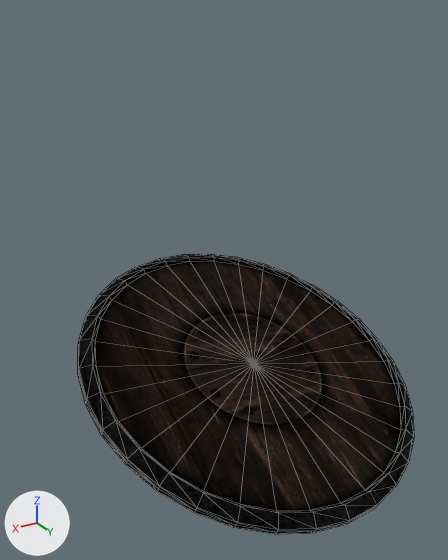
The glTF model assets/models/SHIELD_04.glb: old version first, new version second.
Before and after are seen from a 50 mm camera at (0.529, 0.924, 0.588) aimed at (0.049, 0.123, 0.187). The axes (+X, +Y, +Z) are drawn at lower left. The lights are the same throughout. Mesh edges are drawn as thin lines. Vertices at the same position are counted once.
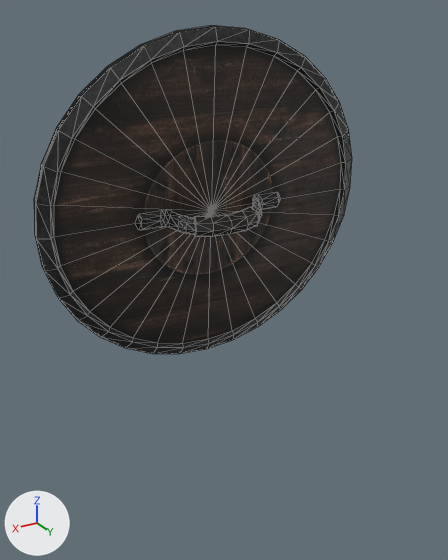
Location of each change, [x1, y1, x2, y2] in pixels of the pictures (448 x 560 px):
'Mesh', surface changed, reshaped (17% taller)
    before: [78, 254, 414, 534]
    after: [34, 25, 352, 354]

The change in detail:
In material 'SHIELD_WD_03' (mat_shield_wd_03), metallic goes from 1.0 to 0.0.
me_mesh has 368 vertices, 712 faces and spans x -0.307..0.299, y -0.152..0.417, z -0.115..0.135.
me_mesh is used by ob_mesh; location (0.0, 0.0, 0.0).
me_mesh part 1: the whole mesh is multiplied about its middle by the matrix ((0.022, 0.893, -0.45), (-0.018, -0.449, -0.893), (-1.0, 0.028, 0.006)), then moved by (0.005, -0.141, 0.257).
